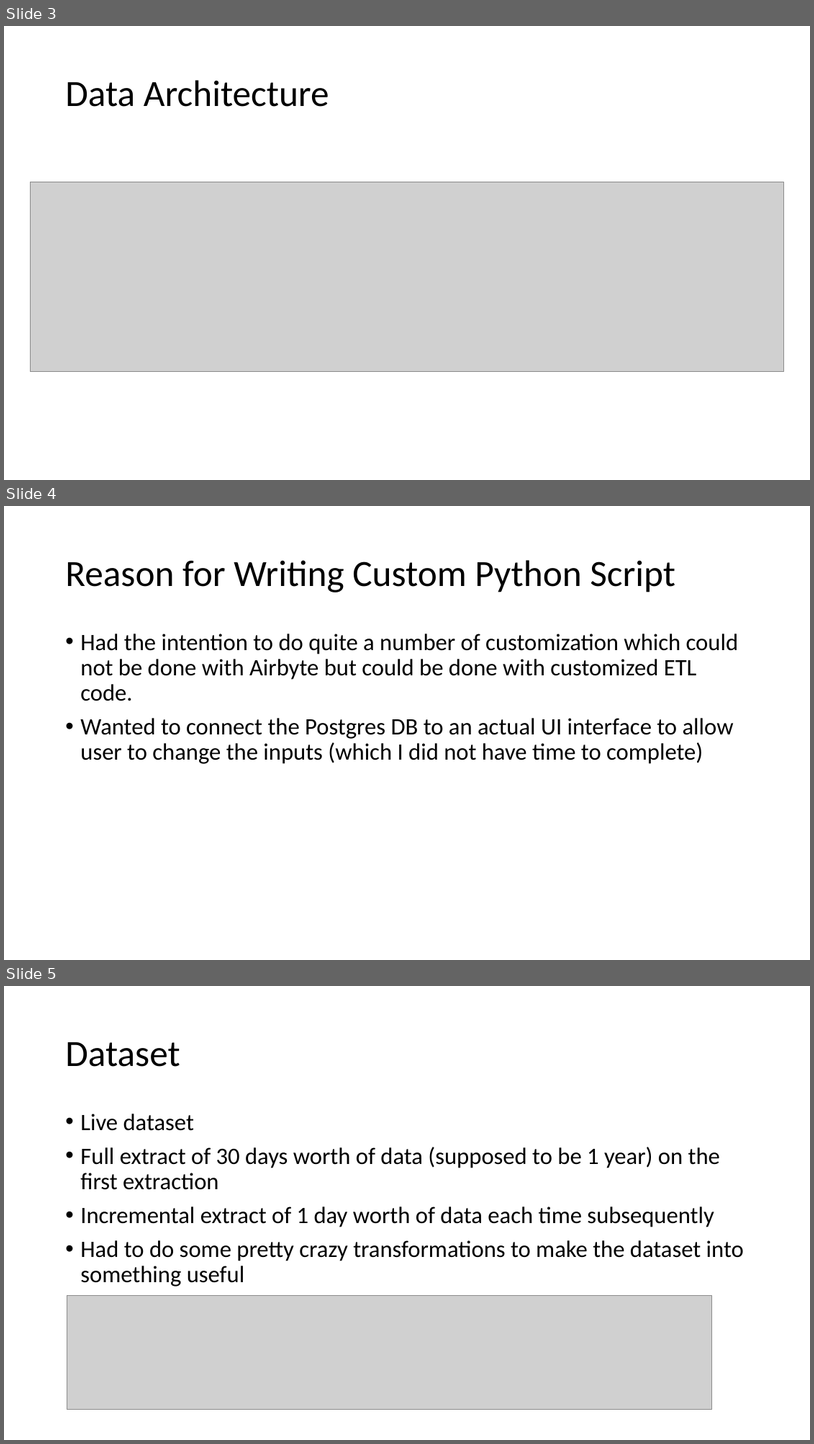
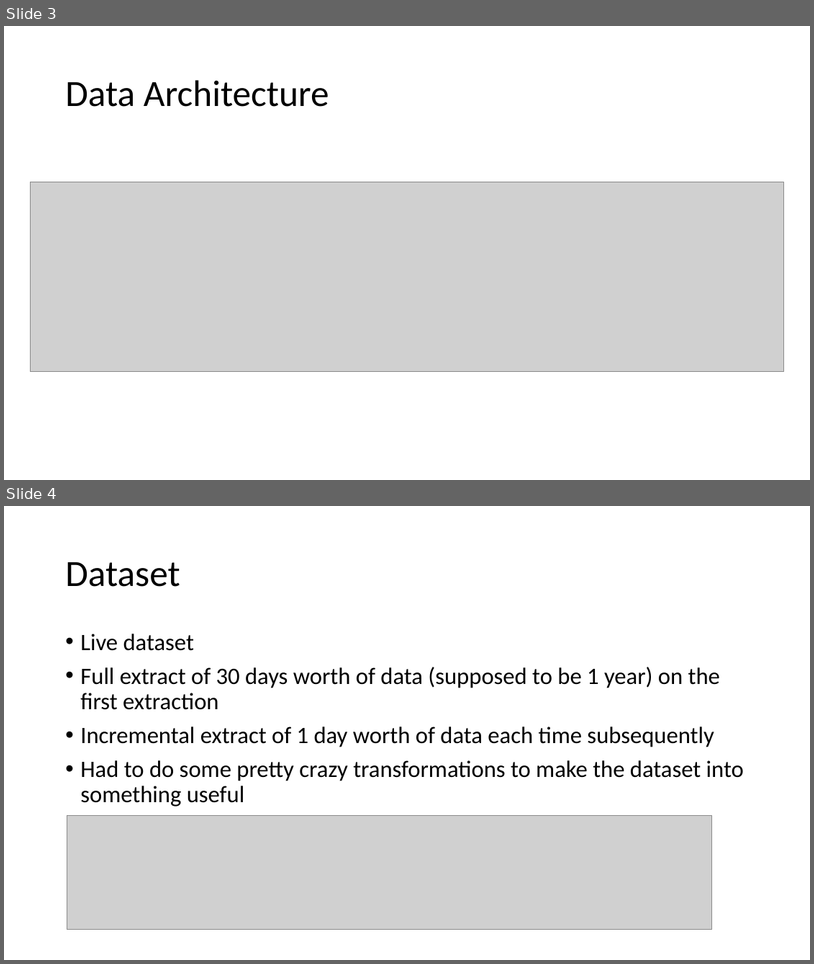
Before and after one commit to Quarky123/dataengineeringcamp-capstone, a slide deck: capstone presentation.pptx. Shown one above the other, each under a label of ours: slides 3, 4 and 5 before the commit, slides 3 and 4 after it. The pictures are 814x1444 and 814x964 pixels, drawn with LibreOffice and Linux fonts; fonts in the diff are those of the drawing; grey boxes stand for pictures. Boxes give left, top, right and bottom in pixels: in the first picture for what was removed or moved away, otherwise in the second. Text is boxed around its words. In the diff, an @@ line names an element or a change of style, - is before the commit and + after.

```diff
--- a/capstone presentation.pptx
+++ b/capstone presentation.pptx
@@ slide 4 removed at (4, 506, 810, 960), background #FFFFFF @@
@@ title removed at (65, 560, 676, 592) @@
-Reason for Writing Custom Python Script
@@ text removed at (80, 633, 739, 764) @@
-• Had the intention to do quite a number of customization which could not be done with Airbyte but could be done with customized ETL code.
-• Wanted to connect the Postgres DB to an actual UI interface to allow user to change the inputs (which I did not have time to complete)
@@ what was slide 5 is now slide 4 @@
```
Also in this commit, not shown: 3 slides changed, 3 other slides removed, 2 other files.
